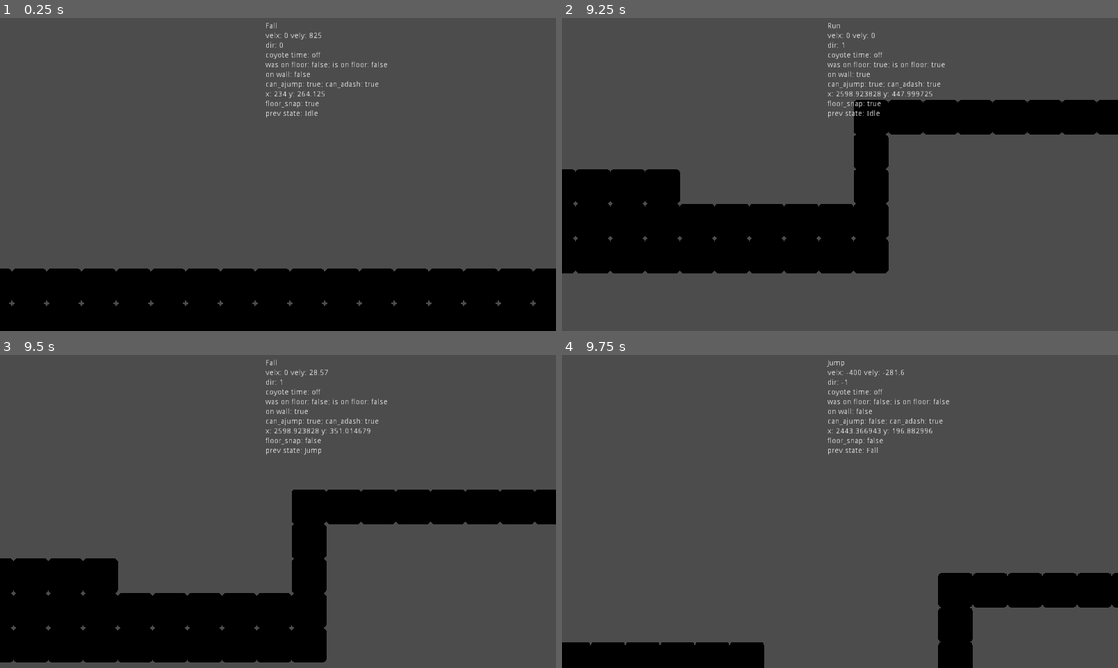
Above: before the commit, frames 1-4 (two rows, left to right).
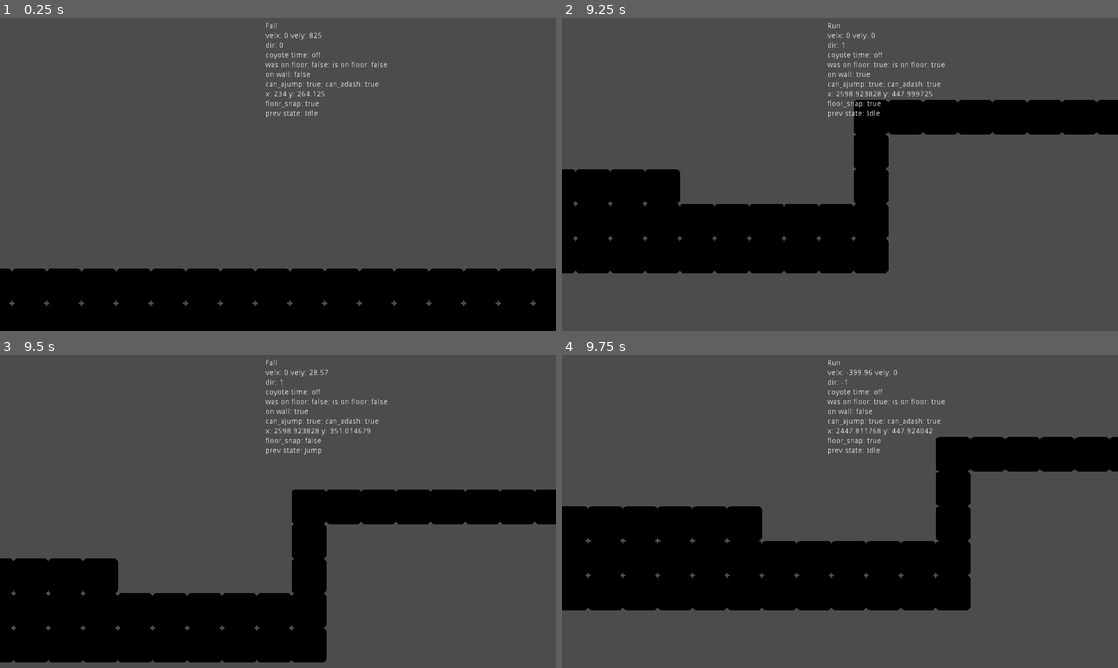
Above: after the commit, the same moments.

Repository: azylazide/godot-player-statemachine
Game: Godot game, scene res://fsm/fsm.tscn
Two runs of this game, one before a commit and one after it. Both use one fixed random seed, a clock stepped at 60 frames per second and the inputs below. The engine's default icon, where the game draws it, is replaced by a stand-in: a white triangle on a blue panel in a dark square.
Inputs:
- Up to frame 1 (0.25 s): no input
- Up to frame 2 (9.25 s): hold Up (jump) 0.53-1.28 s; hold Right (right) 0.53-2.03 s; tap X (dash) every 1.5 s from 1.35 to 8.85 s; tap Up (jump) at 1.52, 1.55, 1.82, 3.02, 3.05, 3.32, 4.52, 4.55, 4.82, 6.02, 6.05, 6.32, 7.52, 7.55, 7.82, 9.02, 9.05 s; hold Left (left) 2.03-2.78 s; hold Up (jump) 2.03-2.78 s; hold Right (right) 2.78-4.28 s; hold Up (jump) 3.53-4.28 s; hold Left (left) 4.28-5.03 s; hold Right (right) 5.03-5.78 s; hold Up (jump) 5.03-5.78 s; hold Left (left) 5.78-7.28 s; hold Up (jump) 6.53-7.28 s; hold Right (right) from 7.28 s (still down); hold Up (jump) 8.03-8.78 s
- Up to frame 3 (9.5 s): keep holding Right (right); tap Up (jump) at 9.32 s
- Up to frame 4 (9.75 s): release Right (right) at 9.53 s; hold Left (left) from 9.53 s (still down); hold Up (jump) from 9.53 s (still down)

Frames 1-3 are identical in both runs. In frame 4, 32% of the frame differs, in the area x 0-100%, y 1-100%.

Commit message:
draft code for wall cling (consult video again)

Diff:
--- a/fsm/player/Fall.gd
+++ b/fsm/player/Fall.gd
@@ -4,7 +4,7 @@
 func state_physics(_delta: float) -> void:
 	.state_physics(_delta)
 
-	#only wall slide when falling
+	#only wall slide only when falling
 	if player.on_wall:
 		var direction = player.get_direction()
 		if direction != 0:
@@ -24,7 +24,12 @@
 		if player.velocity.y > 0:
 			player.jump_bufferer.start()
 
-		if player.can_ajump:
+		#transition to wall jump when near wall while falling even if not in slide state
+		if player.on_wall:
+			pass
+
+		#wall jump has priority over double jump
+		elif not player.on_wall and player.can_ajump:
 			player.can_ajump = false
 			player.jump_bufferer.stop()
 			state_machine.switch_states("Jump")
--- a/fsm/player/Jump.gd
+++ b/fsm/player/Jump.gd
@@ -11,6 +11,8 @@
 		player.velocity.y = player.jump_force*1.2
 	else:
 		player.velocity.y = player.jump_force
+
+	#apply horizontal velocity if coming from wall cling or a wall jump
 
 func state_physics(_delta: float) -> void:
 	.state_physics(_delta)
--- a/fsm/player/WallCling.gd
+++ b/fsm/player/WallCling.gd
@@ -3,17 +3,21 @@
 func enter(_prev_info:={}) -> void:
 #	.enter(_prev_info)
 
+	#halt momentum at start of wall slide
 	player.velocity.x = 0
 	player.velocity.y = 0
 	pass
 
 func state_physics(_delta: float) -> void:
 
+	#wait a few milliseconds before sticking to wall
+	#player.velocity.x = -(player.wall_normal.x/player.wall_normal.x)*sticking_vel
+
 	#if player leaves wall by moving away
 	var direction = player.get_direction()
 
 	#slowdown custom gravity for sliding
-	player.velocity.y += 0.7*player.fall_grav*_delta
+	player.velocity.y += 0.3*player.fall_grav*_delta
 	#TO DO: change to custom terminal sliding speed
 	player.velocity.y = min(player.velocity.y,player.MAX_FALL_TILE*player._tile_units)
 
